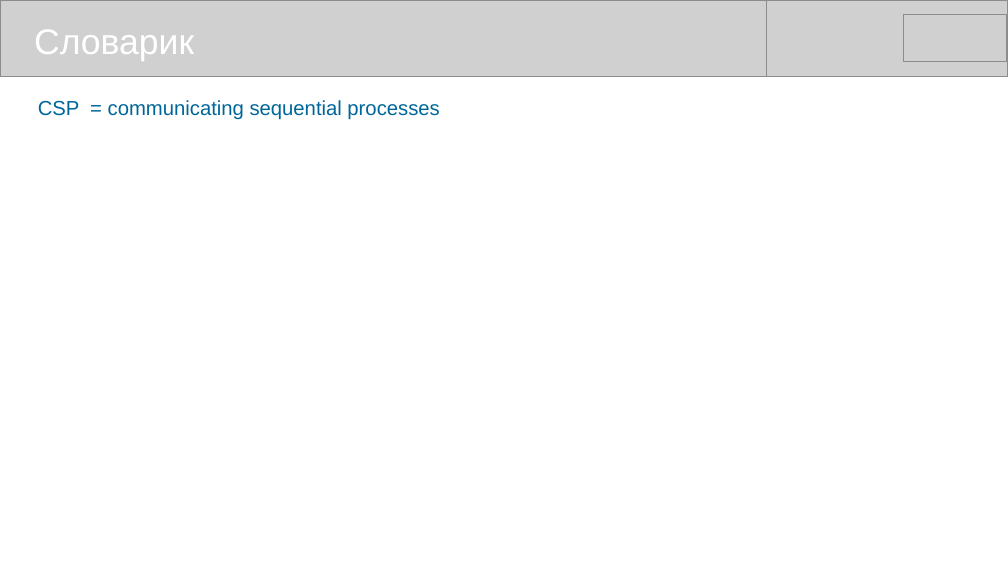
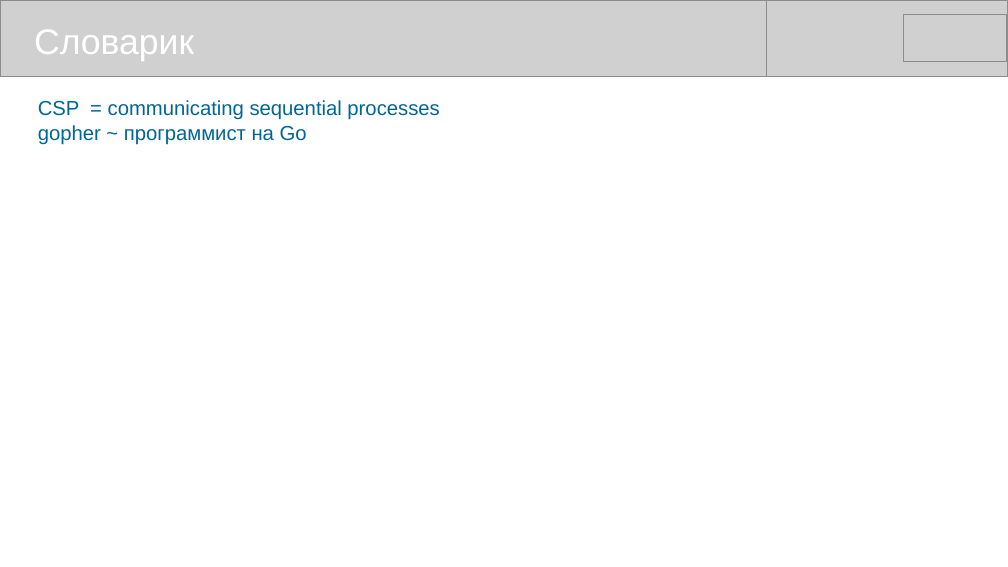
Before and after one commit to mike-shock/Go_language, a slide deck: slide 35 of Go_Review.odp. Drawn at 1008x567 pixels with LibreOffice and Linux fonts; fonts in the diff are those of the drawing; grey boxes stand for pictures. Boxes give left, top, right and bottom in pixels: in the first picture for what was removed or moved away, otherwise in the second. Text is boxed around its words. In the diff, an @@ line names an element or a change of style, - is before the commit and + after.

```diff
--- a/Go_Review.odp
+++ b/Go_Review.odp
@@ text at (38,125,307,145): paragraph added @@
+gopher ~ программист на Go
```
Also in this commit, not shown: 10 other slides changed, 1 other file.
